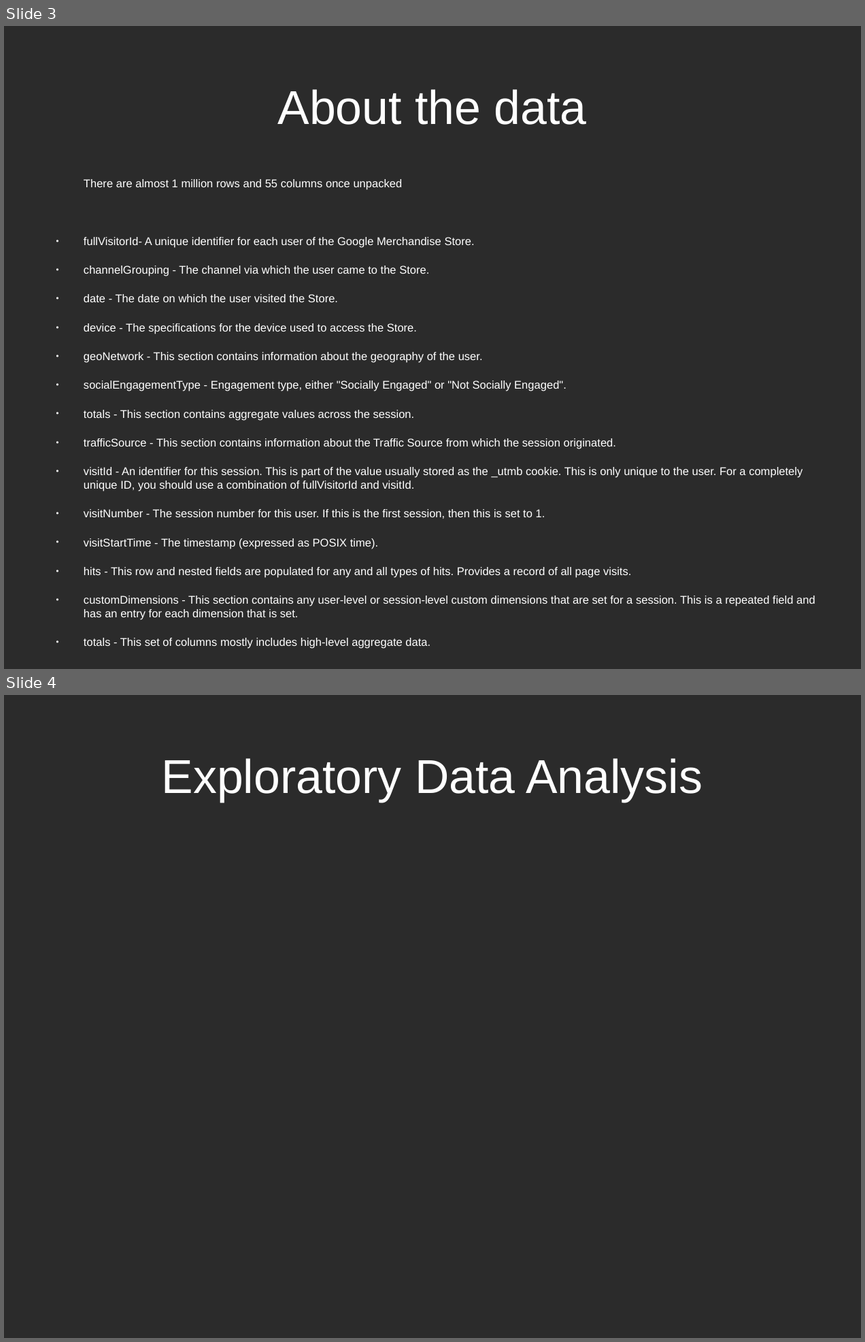
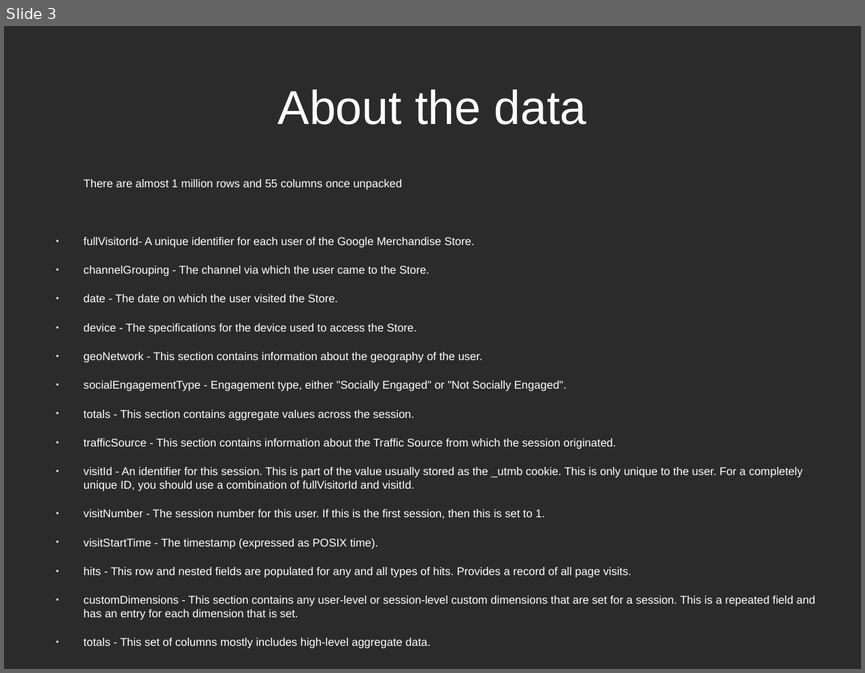
Before and after one commit to ksooklall/CUNY-SPS-Masters-DS, a slide deck: DATA_621/final/gstore_presentation.odp. Shown one above the other, each under a label of ours: slides 3 and 4 before the commit, slide 3 after it. The pictures are 865x1342 and 865x673 pixels, drawn with LibreOffice and Linux fonts; fonts in the diff are those of the drawing; background and template pictures are left out; a plain dark background stands for a picture behind light text. Boxes give left, top, right and bottom in pixels: in the first picture for what was removed or moved away, otherwise in the second. Text is boxed around its words. In the diff, an @@ line names an element or a change of style, - is before the commit and + after.

```diff
--- a/DATA_621/final/gstore_presentation.odp
+++ b/DATA_621/final/gstore_presentation.odp
@@ slide 4 removed at <box>4,695,861,1338</box>, background picture (left out) @@
@@ title removed at <box>162,758,702,802</box> @@
-Exploratory Data Analysis
```
Also in this commit, not shown: 1 slide changed, 4 slides added, 1 other slide removed, 2 other files.
